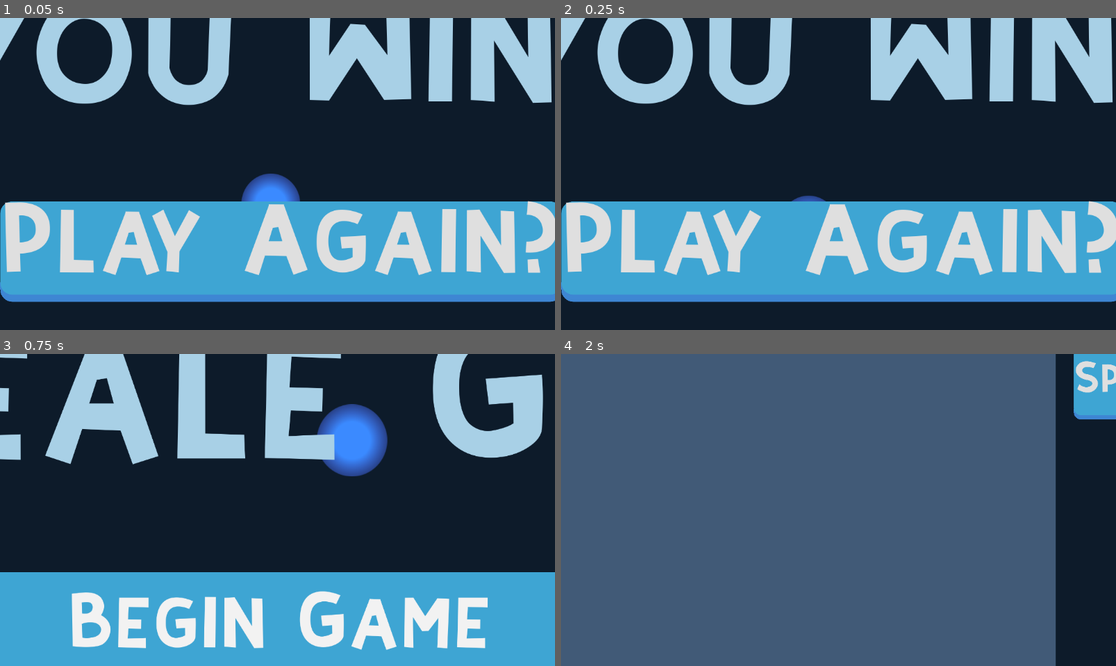
Above: before the commit, frames 1-4 (two rows, left to right).
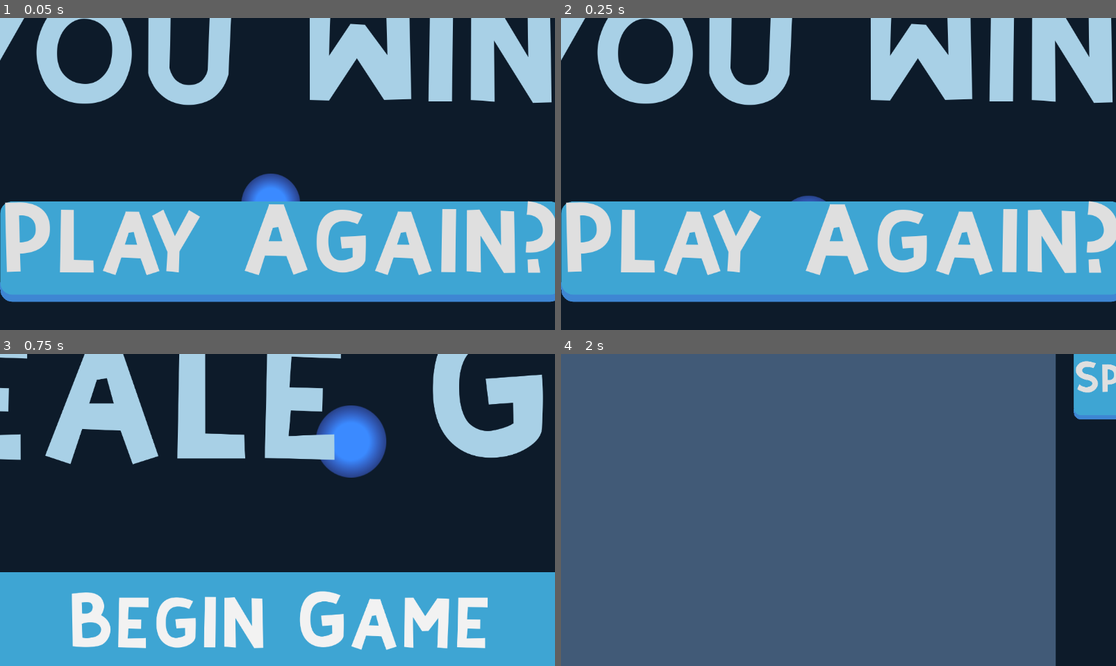
Above: after the commit, the same moments.

Repository: rishigoel2003/ideale-gas
Game: Godot game, scene res://WinScreen.tscn
Two runs of this game, one before a commit and one after it. Both use one fixed random seed, a clock stepped at 60 frames per second and the inputs below. This scene is started directly instead of the project's main scene.
Inputs:
- Up to frame 1 (0.05 s): no input
- Up to frame 2 (0.25 s): no input
- Up to frame 3 (0.75 s): click "Play Again?" at 0.5 s
- Up to frame 4 (2 s): click "Begin Game" at 1.25 s

The runs differ from the first frame. In frame 3, 0.2% of the frame differs, in the area x 56-70%, y 16-40%; in frame 4, nothing differs.

Commit message:
Add ball attraction and update wall sizes
Implemented mutual attraction between balls using an inverse square law in Ball.gd, with adjustable strength and velocity cap. Updated main.gd to manage attraction references when adding balls. Increased win condition to 1000 and adjusted wall positions and sizes in Main.tscn for a larger play area. Updated project.godot with new display and physics settings for improved simulation.

Diff:
--- a/Ball.gd
+++ b/Ball.gd
@@ -3,52 +3,80 @@
 var initial_speed
 signal collision_happened
 
+# Attraction variables
+@export var attraction_strength: float = 10**10  # Adjustable in inspector
+var other_balls: Array[RigidBody2D] = []
 
-
+@export var max_velocity: float = 20000.0  # Adjust as needed
 
 func _ready():
 	# Generate random velocity
-
-
 	var random_x = random_speed()
 	var random_y = random_speed()
 
-
-	# Store the initial speed
+	# Store the initial speed (for boost reference)
 	initial_speed = Vector2(random_x, random_y).length()
 
 	# Set the initial velocity
 	linear_velocity = Vector2(random_x, random_y)
 
-	# Connect to contact monitoring for wall collisions
+	# Connect to contact monitoring for collision detection
 	contact_monitor = true
 	max_contacts_reported = 10
 
-func _physics_process(_delta):
-	# Maintain constant speed
-	if linear_velocity.length() > 0:
-		linear_velocity = linear_velocity.normalized() * initial_speed
-
+# Remove the _physics_process function - let physics handle velocity naturally
 
 func random_speed():
 	var speed = randf_range(400, 500)
 	return speed * (1 if randi() % 2 == 0 else -1)
 
-
 var was_colliding = false
 
+
+
 func _integrate_forces(state):
+
+	apply_attractive_forces(state)
+
+	if linear_velocity.length() > max_velocity:
+		linear_velocity = linear_velocity.normalized() * max_velocity
+
 	var colliding_now = state.get_contact_count() > 0
-
 	if colliding_now and not was_colliding:
-
 		collision_happened.emit()
-
 	was_colliding = colliding_now
 
+func boost_speed(multiplier):
+	# Boost the current velocity by the multiplier
+	linear_velocity *= multiplier
+	# Update initial_speed for reference
+	initial_speed = linear_velocity.length()
 
-func boost_speed(multiplier):
-	initial_speed *= multiplier
-	# Also boost current velocity to match
-	if linear_velocity.length() > 0:
-		linear_velocity = linear_velocity.normalized() * initial_speed
+
+
+
+func apply_attractive_forces(state):
+	for other_ball in other_balls:
+		if other_ball != self and is_instance_valid(other_ball):
+			var distance_vector = other_ball.global_position - global_position
+			var distance = distance_vector.length()
+
+			# Avoid division by zero and extreme forces at very close distances
+			if distance < 0.0:
+				continue
+
+			# Calculate attractive force (inverse square law like gravity)
+			# F = G * m1 * m2 / r^2, but simplified since masses are equal
+			var force_magnitude = attraction_strength / (distance * distance)
+
+			# Apply force in direction of other ball
+			var force_direction = distance_vector.normalized()
+			var force = force_direction * force_magnitude
+
+			# Apply the force
+			state.apply_central_force(force)
+
+
+
+func set_other_balls(balls_array: Array[RigidBody2D]):
+	other_balls = balls_array
--- a/Main.tscn
+++ b/Main.tscn
@@ -28,29 +28,29 @@
 [node name="TopWall" type="StaticBody2D" parent="Box"]
 
 [node name="CollisionShape2D" type="CollisionShape2D" parent="Box/TopWall"]
-position = Vector2(145, -1930)
-scale = Vector2(200, 1)
+position = Vector2(145, -2442)
+scale = Vector2(300, 50)
 shape = SubResource("RectangleShape2D_f8lpx")
 
 [node name="BottomWall" type="StaticBody2D" parent="Box"]
 
 [node name="CollisionShape2D" type="CollisionShape2D" parent="Box/BottomWall"]
-position = Vector2(145, 2050)
-scale = Vector2(200, 1)
+position = Vector2(145, 2564)
+scale = Vector2(300, 50)
 shape = SubResource("RectangleShape2D_f8lpx")
 
 [node name="LeftWall" type="StaticBody2D" parent="Box"]
 
 [node name="CollisionShape2D" type="CollisionShape2D" parent="Box/LeftWall"]
-position = Vector2(-1845, 60)
-scale = Vector2(1, 200)
+position = Vector2(-2358, 70)
+scale = Vector2(50, 200)
 shape = SubResource("RectangleShape2D_f8lpx")
 
 [node name="RightWall" type="StaticBody2D" parent="Box"]
 
 [node name="CollisionShape2D" type="CollisionShape2D" parent="Box/RightWall"]
-position = Vector2(2135, 60)
-scale = Vector2(1, 200)
+position = Vector2(2639, 60)
+scale = Vector2(50, 200)
 shape = SubResource("RectangleShape2D_f8lpx")
 
 [node name="BallContainer" type="Node2D" parent="."]
--- a/main.gd
+++ b/main.gd
@@ -13,8 +13,9 @@
 var speed_boost_cost = 25
 var speed_boost_multiplier = 1.3  # Increase speed by 30%
 
+
 # Win condition
-var win_amount = 100
+var win_amount = 1000
 var game_won = false
 
 func _ready():
@@ -45,6 +46,9 @@
 		# Add it to the scene
 		add_child(new_ball)
 
+		# Update the attraction system for all balls
+		update_attraction_system()
+
 		# Increase the cost for next ball
 		var next_fib = fib_prev + fib_curr
 		ball_cost = next_fib
@@ -55,6 +59,22 @@
 		# Update displays
 		update_money_display()
 		update_button_displays()
+
+
+func update_attraction_system():
+	# Collect all balls in the scene
+	var balls: Array[RigidBody2D] = []
+	for child in get_children():
+
+		if child is RigidBody2D and child.has_method("set_other_balls"):
+			balls.append(child)
+
+	# Update each ball's reference to all other balls
+	for ball in balls:
+		ball.set_other_balls(balls)
+
+
+
 
 func _on_speed_boost_button_pressed():
 	# Check if player has enough money
--- a/project.godot
+++ b/project.godot
@@ -13,3 +13,20 @@
 config/name="Ideale Gas"
 run/main_scene="res://title_screen.tscn"
 config/features=PackedStringArray("4.3", "Forward Plus")
+
+[display]
+
+window/size/mode=3
+window/size/initial_position_type=0
+window/size/initial_position=Vector2i(0, 10000)
+window/size/initial_screen=2
+
+[physics]
+
+common/physics_ticks_per_second=120
+common/max_physics_steps_per_frame=16
+2d/default_gravity=0.0
+2d/default_linear_damp=0.0
+2d/default_angular_damp=0.0
+2d/solver/solver_iterations=32
+2d/solver/contact_max_allowed_penetration=0.1
